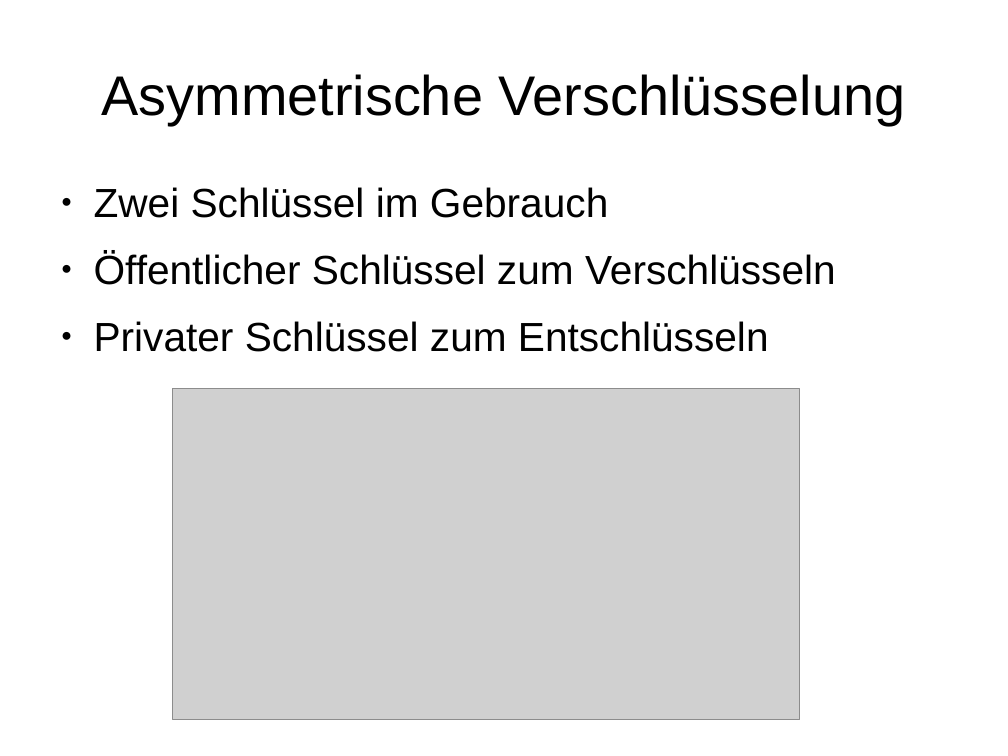
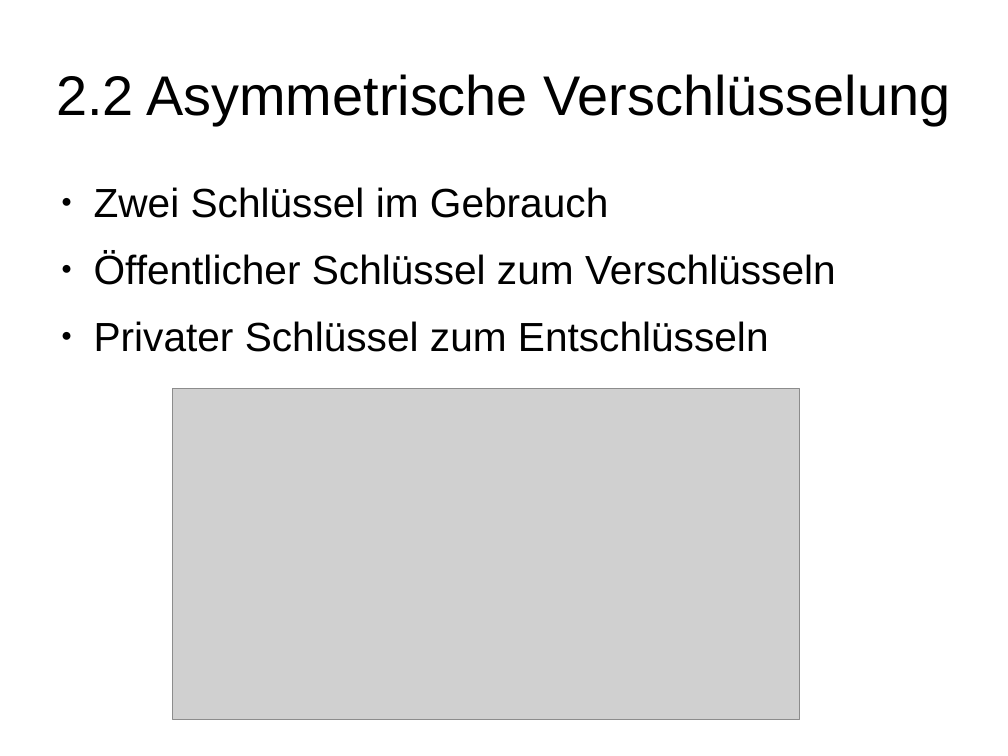
Before and after one commit to stadler-tom/schreibzeug, a slide deck: slide 5 of Presentation/Hauptseminar_RSA.odp. Drawn at 1008x756 pixels with LibreOffice and Linux fonts; fonts in the diff are those of the drawing; grey boxes stand for pictures. Boxes give left, top, right and bottom in pixels: in the first picture for what was removed or moved away, otherwise in the second. Text is boxed around its words. In the diff, an @@ line names an element or a change of style, - is before the commit and + after.

```diff
--- a/Presentation/Hauptseminar_RSA.odp
+++ b/Presentation/Hauptseminar_RSA.odp
@@ title at bbox=[56, 74, 951, 125]: text changed @@
-Asymmetrische Verschlüsselung
+2.2 Asymmetrische Verschlüsselung
```
Also in this commit, not shown: 12 other slides changed, 1 other file.
